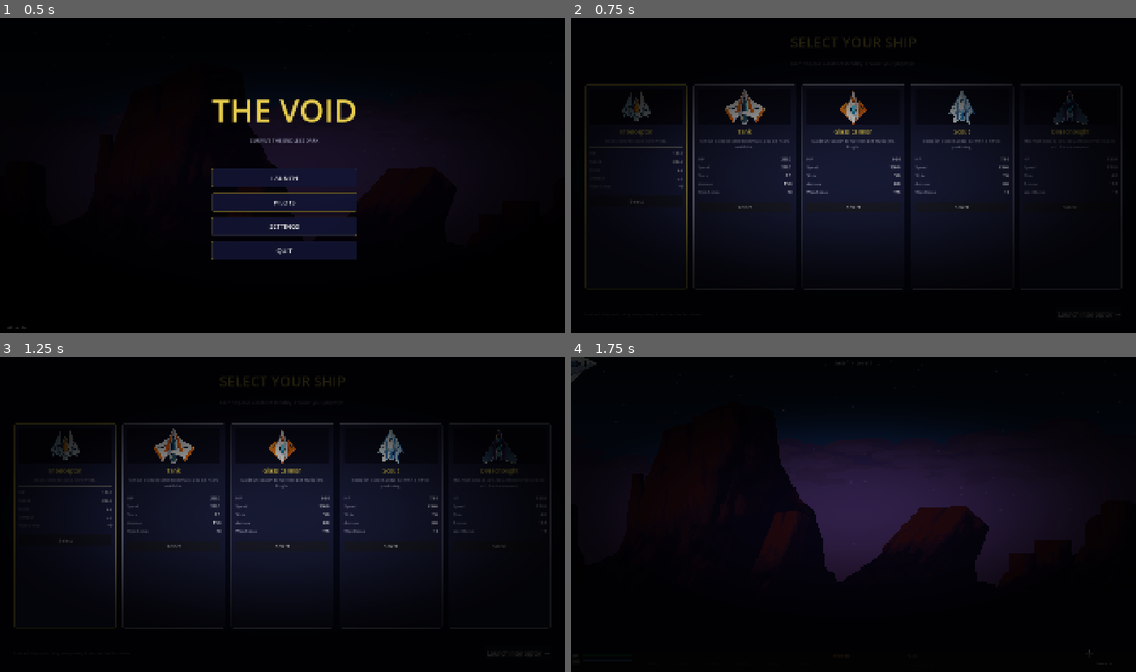
Above: before the commit, frames 1-4 (two rows, left to right).
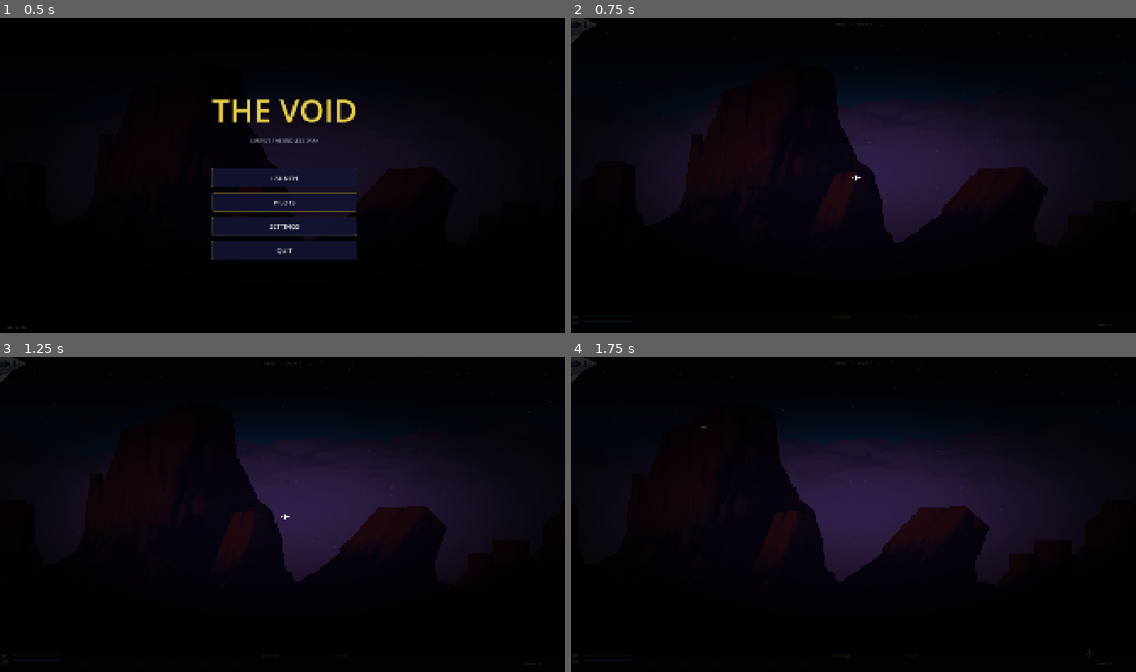
Above: after the commit, the same moments.

Repository: TheVelvetShadow/side-shooter
Game: Godot game, scene res://scenes/ui/MainMenu.tscn
The game is run twice, just before and just after one commit, with the same random seed, the same clock (stepped at 60 frames per second) and the same inputs.
Inputs (mouse positions are in pixels of both pictures, inside the frame that each line leads up to):
- Up to frame 1 (0.5 s): no input
- Up to frame 2 (0.75 s): click "LAUNCH" at 0.5 s
- Up to frame 3 (1.25 s): no input
- Up to frame 4 (1.75 s): click (1090, 653) at 1.25 s, where only the run before the commit has a clickable "Launch Interceptor →"

Frame 1 is identical in both runs. In frame 2, 11% of the frame differs, in the area x 0-98%, y 0-96%; in frame 3, 11%; in frame 4, less than 0.1%.
Error before the commit: Parse Error: Cannot infer the type of "diff" variable because the value doesn't have a set type. (res://scripts/enemies/Enemy.gd:211)

Commit message:
Skip ship select by default in debug; add enemy name labels
- GameManager: debug flags skip_ship_select, debug_default_ship,
  show_enemy_labels (all true by default in debug builds)
- Main.gd: if skip_ship_select, auto-selects interceptor and bypasses
  the ship select screen on run start
- Enemy.gd: display_name populated from JSON "name" field; drawn above
  each enemy via draw_string() when show_enemy_labels is on
- DebugMenu: toggles for "Show enemy labels" and "Skip ship select"

Co-Authored-By: Claude Sonnet 4.6 <noreply@anthropic.com>

Diff:
--- a/scripts/enemies/Enemy.gd
+++ b/scripts/enemies/Enemy.gd
@@ -30,6 +30,7 @@
 var armor_type: String           = "mechanical"
 
 # Runtime state
+var display_name: String = ""
 var wave_phase_offset: float = 0.0   # set by spawner for staggered flocks
 var current_hp: int
 
@@ -82,6 +83,7 @@
 	if data.is_empty():
 		push_error("Enemy: no data for id '%s'" % enemy_id)
 		return
+	display_name          = data.get("name",                  enemy_id)
 	enemy_type            = data.get("enemy_type",            enemy_type)
 	movement_type         = data.get("movement_type",         movement_type)
 	spawn_behaviour       = data.get("spawn_behaviour",       spawn_behaviour)
@@ -208,7 +210,8 @@
 	for node in get_tree().get_nodes_in_group("level_objects"):
 		if node == self or not (node is Enemy) or node.movement_type != "flock":
 			continue
-		var diff := global_position - node.global_position
+		var peer := node as Enemy
+		var diff := global_position - peer.global_position
 		var dist := diff.length()
 		if dist > _FLOCK_RADIUS:
 			continue
@@ -217,8 +220,8 @@
 			sep += diff / (dist * dist)
 			sep_count += 1
 		# Alignment & cohesion
-		align  += node._flock_velocity
-		center += node.global_position
+		align  += peer._flock_velocity
+		center += peer.global_position
 		n_count += 1
 
 	var desired := Vector2.ZERO
@@ -297,11 +300,15 @@
 # ── Procedural placeholder rendering ─────────────────────────────────────────
 
 func _draw() -> void:
-	if _has_image:
-		return
-	var color := _ph_color()
-	var size  := _ph_size()
-	_draw_shape(color, size)
+	if not _has_image:
+		_draw_shape(_ph_color(), _ph_size())
+	if OS.is_debug_build() and GameManager.show_enemy_labels and not display_name.is_empty():
+		var font  := ThemeDB.fallback_font
+		var y_off := -(_ph_size() + 6.0)
+		draw_string(font, Vector2(0.0, y_off - 12.0), display_name,
+				HORIZONTAL_ALIGNMENT_CENTER, -1, 10, Color(1.0, 1.0, 0.2, 0.9))
+		draw_string(font, Vector2(0.0, y_off),        "[%s]" % enemy_id,
+				HORIZONTAL_ALIGNMENT_CENTER, -1, 9,  Color(0.7, 0.7, 0.7, 0.6))
 
 func _ph_color() -> Color:
 	match enemy_type:
--- a/scripts/main/Main.gd
+++ b/scripts/main/Main.gd
@@ -7,9 +7,10 @@
 	EventBus.game_over.connect(_on_game_over)
 	EventBus.level_started.connect(_on_level_started)
 
-	var crosshair := Node2D.new()
-	crosshair.set_script(CrosshairScript)
-	add_child(crosshair)
+	if OS.is_debug_build() and GameManager.skip_ship_select:
+		var ship_data := ShipDB.get_ship(GameManager.debug_default_ship)
+		_on_ship_selected(GameManager.debug_default_ship, ship_data)
+		return
 
 	var ship_select := CanvasLayer.new()
 	ship_select.set_script(ShipSelectScript)
@@ -24,6 +25,10 @@
 	GameManager.start_run(ship_id)
 	LevelManager.start_run()
 
+	var crosshair := Node2D.new()
+	crosshair.set_script(CrosshairScript)
+	add_child(crosshair)
+
 func _on_level_started(_ante: int, _level: int) -> void:
 	for node in get_tree().get_nodes_in_group("level_objects"):
 		node.queue_free()
--- a/scripts/systems/GameManager.gd
+++ b/scripts/systems/GameManager.gd
@@ -15,7 +15,12 @@
 # --- Weapon XP (global upgrade bar, filled by energy gems) ---
 var weapon_xp: int = 0
 var weapon_xp_threshold: int = 100
-var upgrades_enabled: bool = true   # debug toggle — skip upgrade cards when false
+
+# --- Debug flags ---
+var upgrades_enabled: bool = true       # skip weapon upgrade card menu when false
+var skip_ship_select: bool = true       # skip ship select screen on run start
+var debug_default_ship: String = "interceptor"
+var show_enemy_labels: bool = true      # draw name tags above enemies
 
 # --- Ship level (in-run, drives LevelUpUI stat upgrades) ---
 var ship_level: int = 1
--- a/scripts/ui/DebugMenu.gd
+++ b/scripts/ui/DebugMenu.gd
@@ -124,6 +124,25 @@
 	upgrades_check.toggled.connect(func(on: bool) -> void:
 		GameManager.upgrades_enabled = on)
 	vbox.add_child(upgrades_check)
+
+	var labels_check := CheckButton.new()
+	labels_check.text = "Show enemy labels"
+	labels_check.button_pressed = GameManager.show_enemy_labels
+	labels_check.add_theme_font_size_override("font_size", 11)
+	labels_check.toggled.connect(func(on: bool) -> void:
+		GameManager.show_enemy_labels = on
+		for node in get_tree().get_nodes_in_group("level_objects"):
+			if node.has_method("queue_redraw"):
+				node.queue_redraw())
+	vbox.add_child(labels_check)
+
+	var ship_skip_check := CheckButton.new()
+	ship_skip_check.text = "Skip ship select (next run)"
+	ship_skip_check.button_pressed = GameManager.skip_ship_select
+	ship_skip_check.add_theme_font_size_override("font_size", 11)
+	ship_skip_check.toggled.connect(func(on: bool) -> void:
+		GameManager.skip_ship_select = on)
+	vbox.add_child(ship_skip_check)
 
 	# Enemy spawn / pool section
 	vbox.add_child(HSeparator.new())
